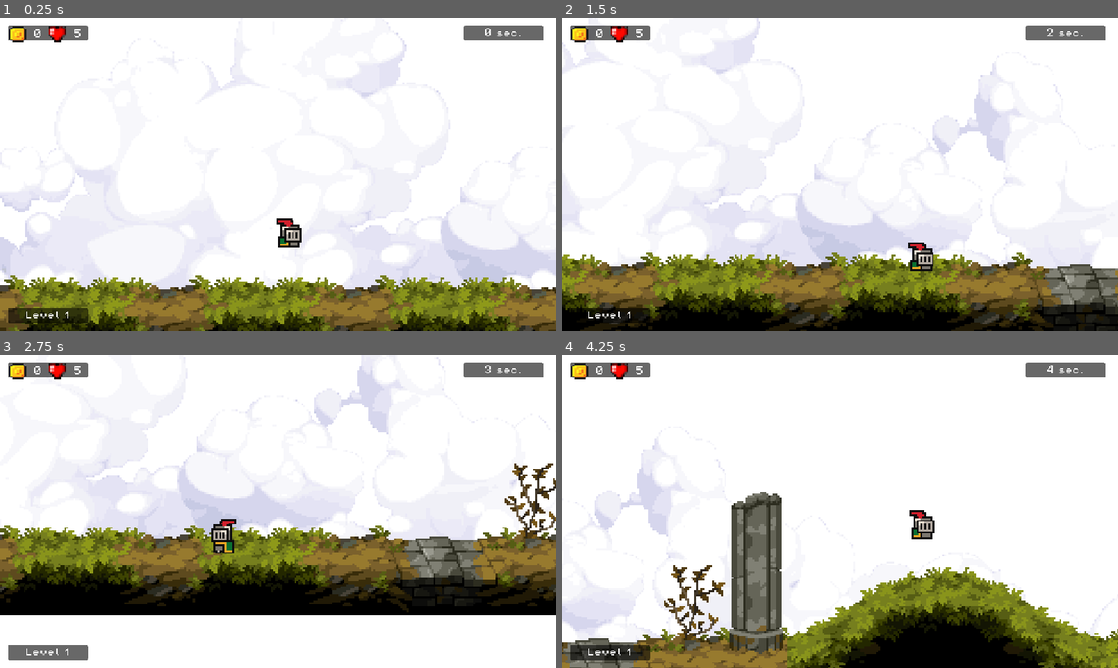
Above: before the commit, frames 1-4 (two rows, left to right).
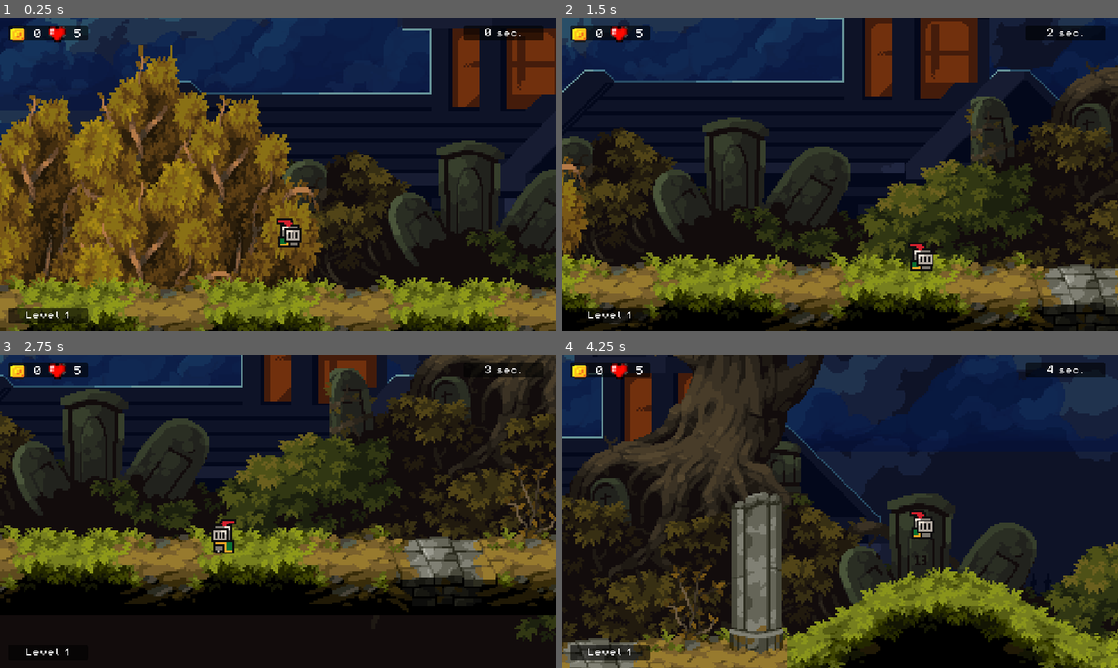
Above: after the commit, the same moments.

Repository: bitarcher/DraculaOpenSourceGodotGame
Game: Godot game, scene res://scenes/p_level_6.tscn
Same seed, same stepped clock (60 frames per second), same inputs: the game is played once before the commit and once after it. This scene is started directly instead of the project's main scene. Sound files missing from this copy of the repository are replaced by a short silence.
Inputs:
- Up to frame 1 (0.25 s): no input
- Up to frame 2 (1.5 s): hold Right (move_right) from 0.53 s (still down); tap Space (jump) at 0.77 s
- Up to frame 3 (2.75 s): tap Space (jump) at 1.52 s; release Right (move_right) at 2.03 s; hold Left (move_left) from 2.03 s (still down)
- Up to frame 4 (4.25 s): release Left (move_left) at 2.78 s; hold Right (move_right) from 2.78 s (still down); tap Space (jump) at 3.02, 3.77 s

The runs differ from the first frame. In frame 1, 84% of the frame differs, in the area x 0-100%, y 0-87%; in frame 2, 77%; in frame 3, 73%; in frame 4, 78%.

Commit message:
on going level 6

Diff:
--- /dev/null
+++ b/scenes/moon/brush.tscn
@@ -0,0 +1,13 @@
+[gd_scene load_steps=2 format=3 uid="uid://bmvp7280t0att"]
+
+[ext_resource type="Texture2D" uid="uid://c5gt1msq5vg1v" path="res://assets/moon_graveyard/brush.png" id="1_1yov6"]
+
+[node name="Brush" type="Node2D"]
+
+[node name="Sprite2D" type="Sprite2D" parent="."]
+z_index = -1
+position = Vector2(327, 227)
+scale = Vector2(2.92727, 4.52525)
+texture = ExtResource("1_1yov6")
+region_enabled = true
+region_rect = Rect2(2, -3, 220, 99)
--- /dev/null
+++ b/scenes/moon/brush_2.tscn
@@ -0,0 +1,13 @@
+[gd_scene load_steps=2 format=3 uid="uid://8mdiwoi1esdv"]
+
+[ext_resource type="Texture2D" uid="uid://c5gt1msq5vg1v" path="res://assets/moon_graveyard/brush.png" id="1_qck25"]
+
+[node name="Brush2" type="Node2D"]
+
+[node name="Sprite2D" type="Sprite2D" parent="."]
+z_index = -1
+position = Vector2(327, 217)
+scale = Vector2(2.92727, 4.52525)
+texture = ExtResource("1_qck25")
+region_enabled = true
+region_rect = Rect2(2, 97, 223, 96)
--- /dev/null
+++ b/scenes/moon/grass_background_1.tscn
@@ -0,0 +1,9 @@
+[gd_scene load_steps=2 format=3 uid="uid://f5q1qs0pa8tt"]
+
+[ext_resource type="Texture2D" uid="uid://b3bt08o3pnk4n" path="res://assets/moon_graveyard/Grass_background_1.png" id="1_emb06"]
+
+[node name="GrassBackground1" type="Node2D"]
+
+[node name="Sprite2D" type="Sprite2D" parent="."]
+z_index = -2
+texture = ExtResource("1_emb06")
--- /dev/null
+++ b/scenes/moon/grass_background_2.tscn
@@ -0,0 +1,9 @@
+[gd_scene load_steps=2 format=3 uid="uid://ct2u7y2pqkkb2"]
+
+[ext_resource type="Texture2D" uid="uid://cwyg8l84cwhus" path="res://assets/moon_graveyard/Grass_background_2.png" id="1_t4tgh"]
+
+[node name="GrassBackground2" type="Node2D"]
+
+[node name="Sprite2D" type="Sprite2D" parent="."]
+z_index = -2
+texture = ExtResource("1_t4tgh")
--- /dev/null
+++ b/scenes/moon/salt.tscn
@@ -0,0 +1,9 @@
+[gd_scene load_steps=2 format=3 uid="uid://c6ob13d8k7hd"]
+
+[ext_resource type="Texture2D" uid="uid://bgr1kpft8du4l" path="res://assets/moon_graveyard/Salt.png" id="1_p3vdo"]
+
+[node name="Salt" type="Node2D"]
+
+[node name="Sprite2D" type="Sprite2D" parent="."]
+z_index = -1
+texture = ExtResource("1_p3vdo")
--- a/scenes/p_level_6.tscn
+++ b/scenes/p_level_6.tscn
@@ -1,17 +1,18 @@
-[gd_scene load_steps=15 format=4 uid="uid://cfg40f7tjot7e"]
+[gd_scene load_steps=17 format=4 uid="uid://cfg40f7tjot7e"]
 
 [ext_resource type="Script" uid="uid://bsiqiop3rtut" path="res://scripts/p_level_1.gd" id="1_dniw7"]
 [ext_resource type="PackedScene" uid="uid://d062hkuxa4g7y" path="res://scenes/p_level_const.tscn" id="2_4ig4f"]
+[ext_resource type="Texture2D" uid="uid://7pdlekvxbajt" path="res://assets/moon_graveyard/Background_0.png" id="3_5c64v"]
 [ext_resource type="Texture2D" uid="uid://doyfrmal4p0kn" path="res://assets/clouds/cloud0.png" id="3_qk33k"]
-[ext_resource type="Texture2D" uid="uid://c60iqolxdbyr" path="res://assets/clouds/cloud1.png" id="4_5p1gx"]
-[ext_resource type="Texture2D" uid="uid://c7uv1xkqq7gyh" path="res://assets/clouds/cloud2.png" id="5_6exph"]
-[ext_resource type="Texture2D" uid="uid://bdr0tgbf1emmg" path="res://assets/clouds/cloud3.png" id="6_pet2d"]
+[ext_resource type="Texture2D" uid="uid://bddswt0sep4vc" path="res://assets/moon_graveyard/Background_1.png" id="4_jupmm"]
+[ext_resource type="PackedScene" uid="uid://f5q1qs0pa8tt" path="res://scenes/moon/grass_background_1.tscn" id="5_kef34"]
 [ext_resource type="PackedScene" uid="uid://byyyexo4e4kop" path="res://scenes/player_platformer.tscn" id="7_vfc7t"]
 [ext_resource type="PackedScene" uid="uid://b5geq5n0tlmfj" path="res://scenes/killzone.tscn" id="8_u5lfx"]
 [ext_resource type="AudioStream" uid="uid://bjf01qq7y2rui" path="res://assets/sounds/bloodlust-176915.mp3" id="10_5c64v"]
 [ext_resource type="Texture2D" uid="uid://dqw76yo602t5f" path="res://assets/moon_graveyard/Tiles.png" id="10_5plfh"]
-
-[sub_resource type="CanvasItemMaterial" id="CanvasItemMaterial_pfjqn"]
+[ext_resource type="PackedScene" uid="uid://ct2u7y2pqkkb2" path="res://scenes/moon/grass_background_2.tscn" id="11_5plfh"]
+[ext_resource type="PackedScene" uid="uid://c6ob13d8k7hd" path="res://scenes/moon/salt.tscn" id="12_8bgh3"]
+[ext_resource type="PackedScene" uid="uid://bmvp7280t0att" path="res://scenes/moon/brush.tscn" id="13_sphp0"]
 
 [sub_resource type="WorldBoundaryShape2D" id="WorldBoundaryShape2D_6pu31"]
 distance = 29.0
@@ -192,55 +193,31 @@
 [node name="LevelConst" parent="." instance=ExtResource("2_4ig4f")]
 
 [node name="ParallaxBackground" type="ParallaxBackground" parent="."]
-offset = Vector2(-436, -183.04)
-transform = Transform2D(1, 0, 0, 1, -436, -183.04)
+offset = Vector2(-436, -21.04)
+transform = Transform2D(1, 0, 0, 1, -436, -21.04)
 
 [node name="ParallaxLayer" type="ParallaxLayer" parent="ParallaxBackground"]
-modulate = Color(1, 1, 1, 0.439216)
-texture_repeat = 2
-material = SubResource("CanvasItemMaterial_pfjqn")
-motion_scale = Vector2(0.4, 7)
-motion_offset = Vector2(0, -117.07)
-motion_mirroring = Vector2(686, 0)
+motion_scale = Vector2(0.2, 0.2)
+motion_mirroring = Vector2(768, 416)
 
 [node name="Sprite2D" type="Sprite2D" parent="ParallaxBackground/ParallaxLayer"]
+texture = ExtResource("3_5c64v")
+
+[node name="ParallaxLayer2" type="ParallaxLayer" parent="ParallaxBackground"]
+modulate = Color(0.0154005, 0.11994, 0.334314, 0.545098)
+motion_scale = Vector2(0.3, 0.3)
+motion_offset = Vector2(0, -112)
+motion_mirroring = Vector2(686, 200)
+
+[node name="Sprite2D" type="Sprite2D" parent="ParallaxBackground/ParallaxLayer2"]
 texture = ExtResource("3_qk33k")
-offset = Vector2(0, -105)
-
-[node name="ParallaxLayer2" type="ParallaxLayer" parent="ParallaxBackground"]
-modulate = Color(1, 1, 1, 0.411765)
-texture_repeat = 2
-material = SubResource("CanvasItemMaterial_pfjqn")
-motion_scale = Vector2(0.7, 1)
-motion_offset = Vector2(0, -117.07)
-motion_mirroring = Vector2(871, 0)
-
-[node name="Sprite2D" type="Sprite2D" parent="ParallaxBackground/ParallaxLayer2"]
-texture = ExtResource("4_5p1gx")
 
 [node name="ParallaxLayer3" type="ParallaxLayer" parent="ParallaxBackground"]
-visible = false
-modulate = Color(1, 1, 1, 0.372549)
-texture_repeat = 2
-material = SubResource("CanvasItemMaterial_pfjqn")
-motion_scale = Vector2(0.9, 1)
-motion_offset = Vector2(0, -111)
-motion_mirroring = Vector2(1133, 0)
+motion_scale = Vector2(0.5, 0.5)
+motion_mirroring = Vector2(768, 416)
 
 [node name="Sprite2D" type="Sprite2D" parent="ParallaxBackground/ParallaxLayer3"]
-texture = ExtResource("5_6exph")
-
-[node name="ParallaxLayer4" type="ParallaxLayer" parent="ParallaxBackground"]
-visible = false
-modulate = Color(1, 1, 1, 0.27451)
-texture_repeat = 2
-material = SubResource("CanvasItemMaterial_pfjqn")
-position = Vector2(4, 0)
-motion_mirroring = Vector2(743, 0)
-
-[node name="Sprite2D" type="Sprite2D" parent="ParallaxBackground/ParallaxLayer4"]
-texture = ExtResource("6_pet2d")
-offset = Vector2(0, -7)
+texture = ExtResource("4_jupmm")
 
 [node name="Player" parent="." instance=ExtResource("7_vfc7t")]
 unique_name_in_owner = true
@@ -280,3 +257,20 @@
 [node name="Ground" type="TileMapLayer" parent="TileMaps"]
 tile_map_data = PackedByteArray("AAD8//z/AAAEAAAAAAD8//3/AAAEAAEAAAD9//z/AAAFAAAAAAD9//3/AAAFAAEAAAD+//z/AAAGAAAAAAD+// …(1952 unchanged characters)…
 tile_set = SubResource("TileSet_kef34")
+
+[node name="GrassBackground1" parent="." instance=ExtResource("5_kef34")]
+z_as_relative = false
+position = Vector2(821, -191)
+
+[node name="GrassBackground2" parent="." instance=ExtResource("11_5plfh")]
+position = Vector2(469, -188)
+
+[node name="GrassBackground3" parent="." instance=ExtResource("5_kef34")]
+position = Vector2(123, -189)
+
+[node name="Salt" parent="." instance=ExtResource("12_8bgh3")]
+position = Vector2(1021, -202)
+
+[node name="Brush" parent="." instance=ExtResource("13_sphp0")]
+position = Vector2(-96, -231)
+scale = Vector2(0.3, 0.3)
--- a/scripts/persist/saver_loader.gd
+++ b/scripts/persist/saver_loader.gd
@@ -42,7 +42,7 @@
 	GameManagerSingleton.get_tree().call_group("Serializable", "on_save_game", saved_datas)
 
 	if(test_nodes.size() == 0):
-		GameManagerSingleton.dump_scene_tree()
+		ToolsSingleton.dump_scene_tree()
 
 
 	var player = await _get_player()
Binary file removed: assets/moon_graveyard/Social/moon.png
Binary file removed: assets/moon_graveyard/Social/test_1.png
Binary file removed: assets/moon_graveyard/Social/test_2.png
